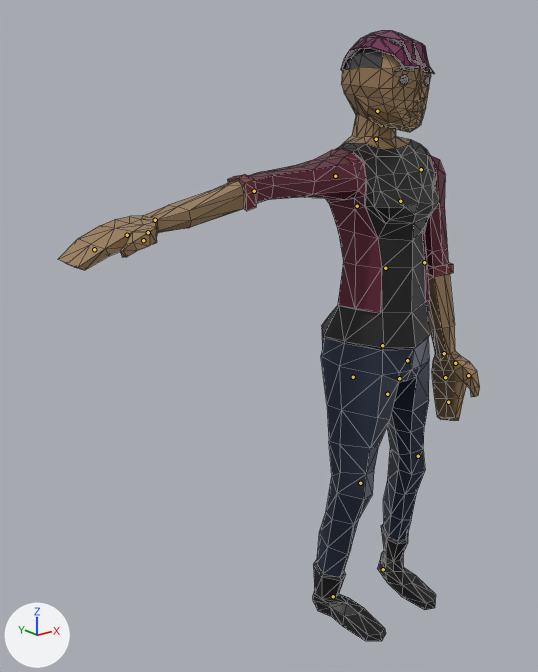
One commit to the glTF model frontend/public/assets/characters/Woman1.glb: the scene before it, then after it.
Before and after are seen from a 50 mm camera at (-4.16, -3.88, 4.11) aimed at (-1.02, 0.04, 2.54). Every picture has the same lights, and +X, +Y and +Z are marked at lower left. The first picture is the older version. Both versions are drawn at frame 96 of the action 'HumanArmature|Female_Idle'; the numbers are the values there. The bones that change, and the others that lie on the model, are drawn over the model as lines. Mesh edges are drawn as thin lines.

The first picture shows 'Female'.
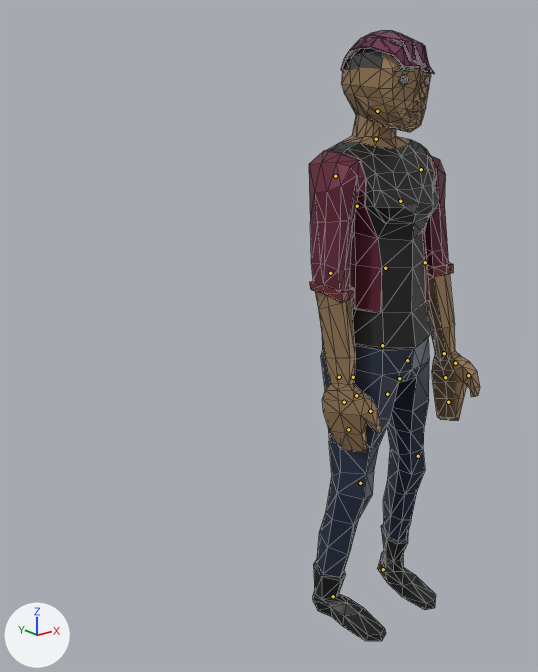
Where the change shows, as pixel boxes (x1, y1, x2, y2) in the pictures (538 x 672 px):
```json
{"object": "Female", "change": "posed", "before": [58, 30, 480, 641], "after": [309, 30, 480, 641], "on screen": "59% narrower"}
{"bone": "UpperArm.R", "before": "(335, 176) to (335, 176)", "after": "(335, 176) to (335, 177)"}
```

Edits to the scene script, one JSON object a line:
```json
{"block": "bone_upperarm_r", "where": "bone_upperarm_r = bpy.data.objects['HumanArmature'].pose.bones['UpperArm.R']  # child of 'Shoulder.R'"}
{"op": "set", "path": "bone_upperarm_r.rotation_quaternion", "old": "(1.0, 0.0, 0.0, 0.0)", "new": "(0.761, -0.643, -0.064, 0.052)", "note": "degrees (0, 0, 0) -> degrees (-81, -2, 9)"}
```
